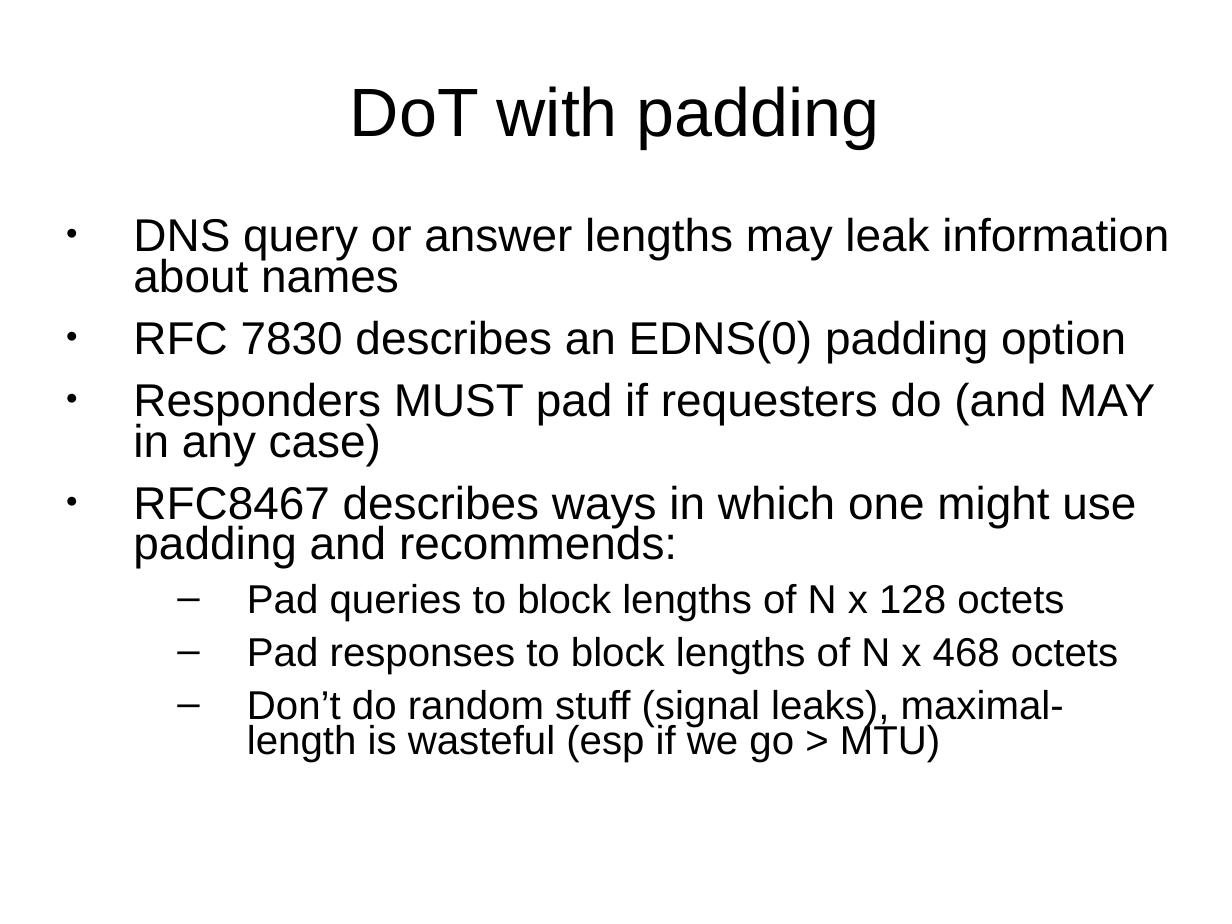
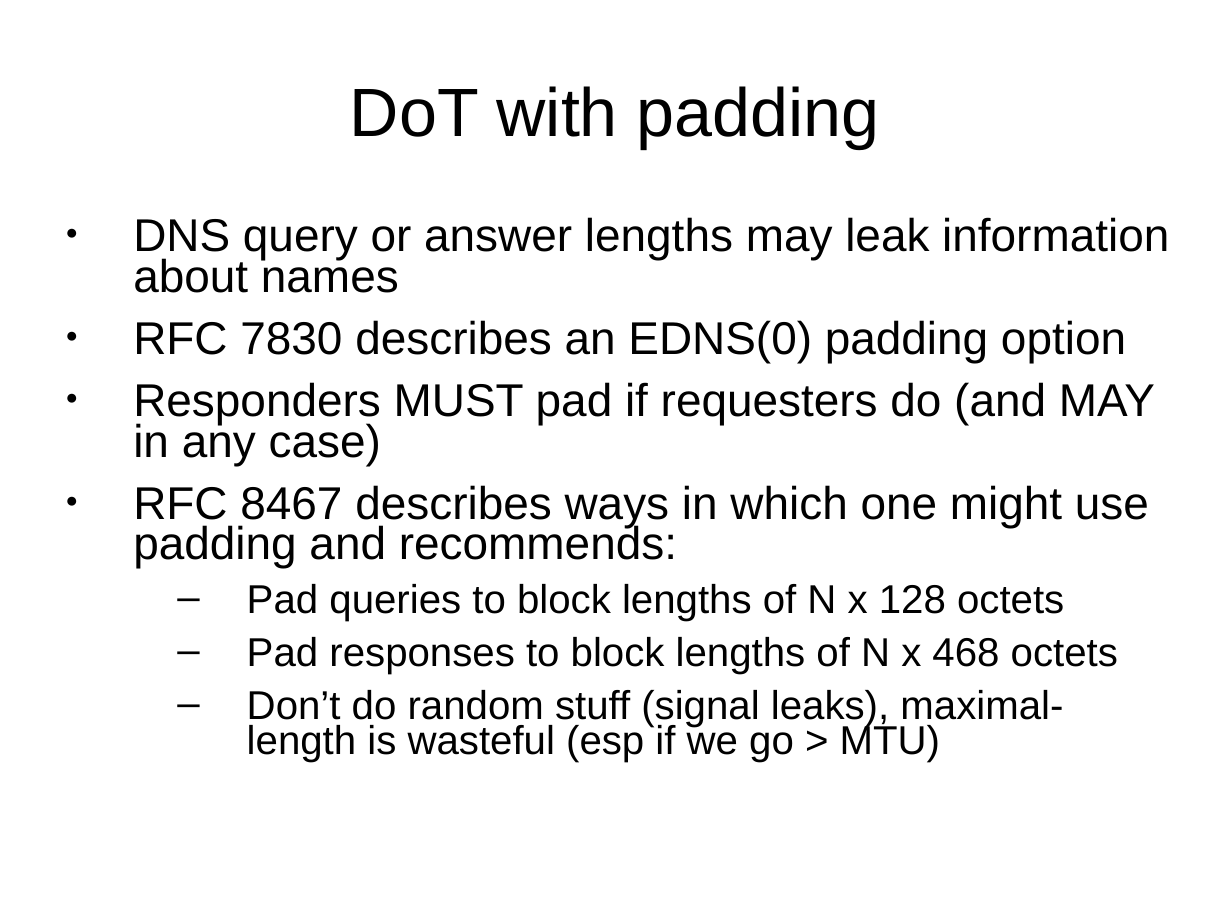
Before and after one commit to sftcd/cs7053, a slide deck: slide 20 of 2016lectures/10-dns.ppt. Drawn at 1232x924 pixels with LibreOffice and Linux fonts; fonts in the diff are those of the drawing. Boxes give left, top, right and bottom in pixels: in the first picture for what was removed or moved away, otherwise in the second. Text is boxed around its words. In the diff, an @@ line names an element or a change of style, - is before the commit and + after.

Commit message:
added info about my dns setups

```diff
--- a/2016lectures/10-dns.ppt
+++ b/2016lectures/10-dns.ppt
@@ text at (133, 217, 1169, 762): indent changed @@
@@ text at (133, 485, 1149, 568): text changed @@
-● RFC8467 describes ways in which one might use padding and recommends:
+● RFC 8467 describes ways in which one might use padding and recommends:
```
Also in this commit, not shown: 19 other slides changed, 2 slides added, 1 other file.
